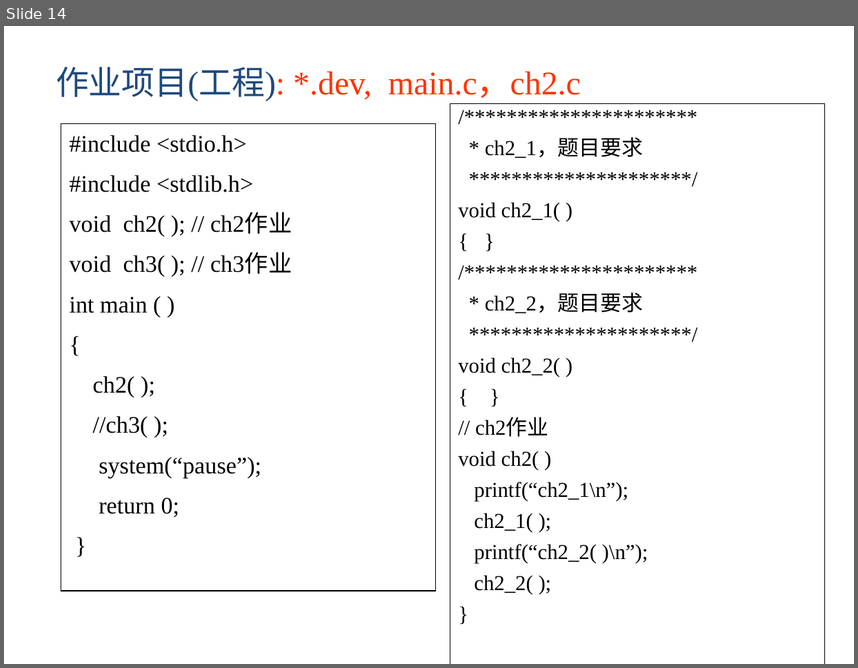
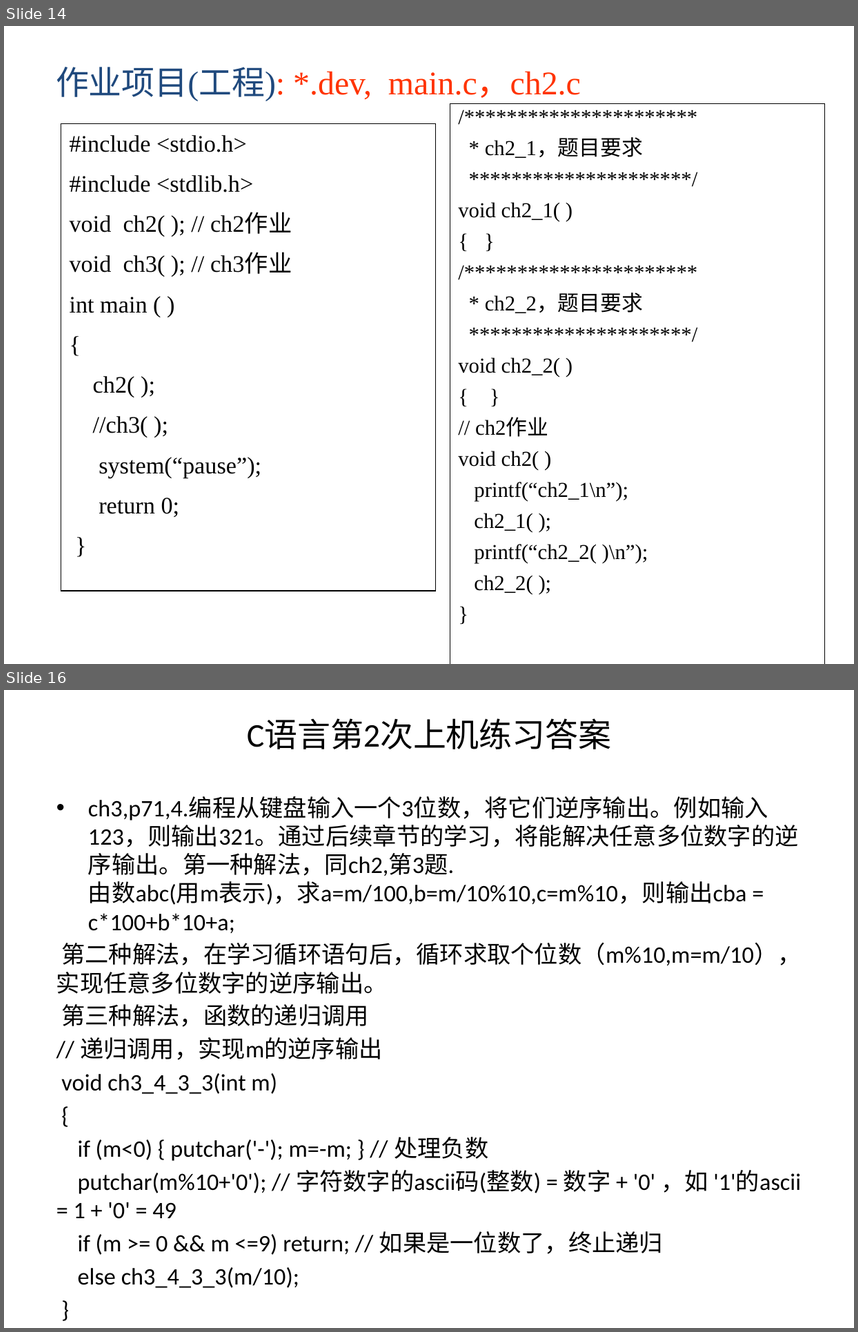
Before and after one commit to jtrfid/C-Repositories, a slide deck: 2016/上机安排.pptx. Shown one above the other, each under a label of ours: slide 14 before the commit, slides 14 and 16 after it; the slides between them are not shown. The pictures are 858x668 and 858x1332 pixels, drawn with LibreOffice and Linux fonts; fonts in the diff are those of the drawing. Boxes give left, top, right and bottom in pixels: in the first picture for what was removed or moved away, otherwise in the second. Text is boxed around its words. In the diff, an @@ line names an element or a change of style, - is before the commit and + after.

Commit message:
修订进度，上机安排

```diff
--- a/2016/上机安排.pptx
+++ b/2016/上机安排.pptx
@@ slide 16 added at bbox=[4, 690, 854, 1328], background #FFFFFF @@
@@ title added at bbox=[247, 719, 611, 749], 28 pt, text #000000 @@
+C语言第2次上机练习答案
@@ text added at bbox=[56, 797, 801, 1288], 20 pt, text #000000 @@
+• ch3,p71,4.编程从键盘输入一个3位数，将它们逆序输出。例如输入123，则输出321。通过后续章节的学习，将能解决任意多位数字的逆序输出。第一种解法，同ch2,第3题. 由数abc(用m表示)，求a=m/100,b=m/10%10,c=m%10，则输出cba = c*100+b*10+a;
+第二种解法，在学习循环语句后，循环求取个位数（m%10,m=m/10），实现任意多位数字的逆序输出。
+第三种解法，函数的递归调用
+// 递归调用，实现m的逆序输出
+void ch3_4_3_3(int m)
+{
+if (m<0) { putchar('-'); m=-m; } // 处理负数
+putchar(m%10+'0'); // 字符数字的ascii码(整数) = 数字 + '0' ，如 '1'的ascii = 1 + '0' = 49
+if (m >= 0 && m <=9) return; // 如果是一位数了，终止递归
+else ch3_4_3_3(m/10);
+}
```
Also in this commit, not shown: 5 slides changed, 1 other slide added, 1 other file.
